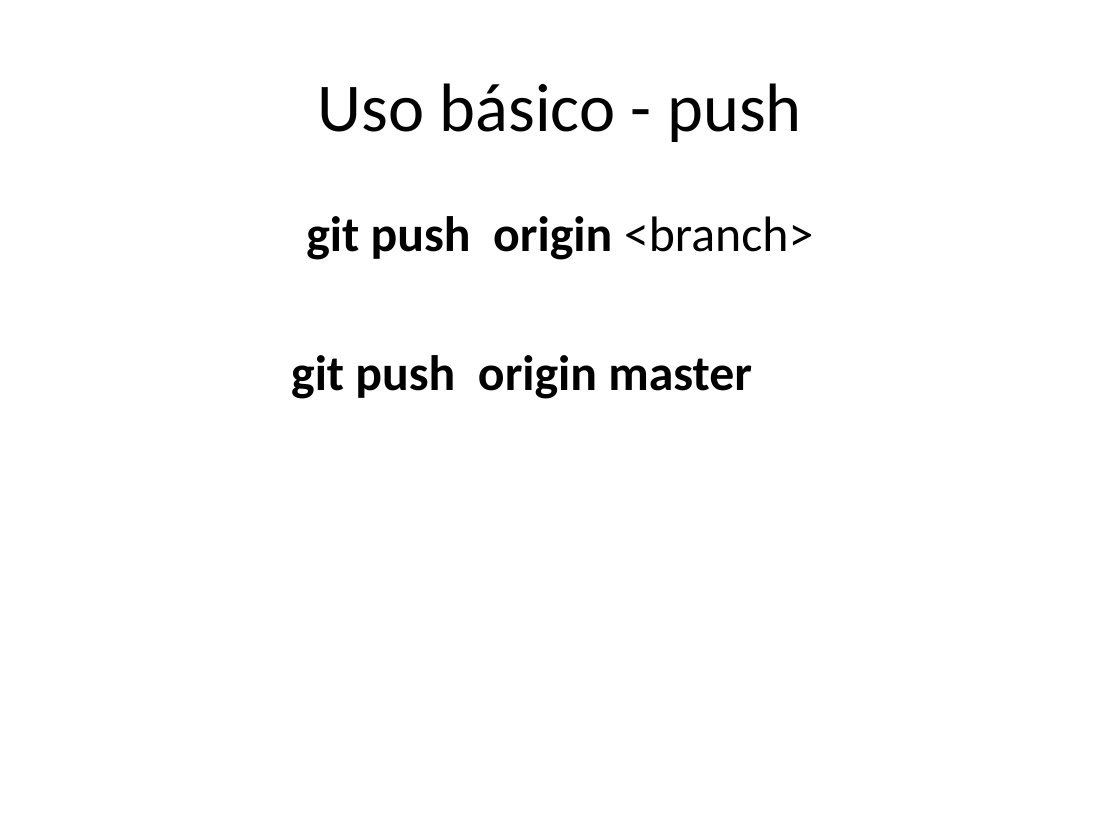
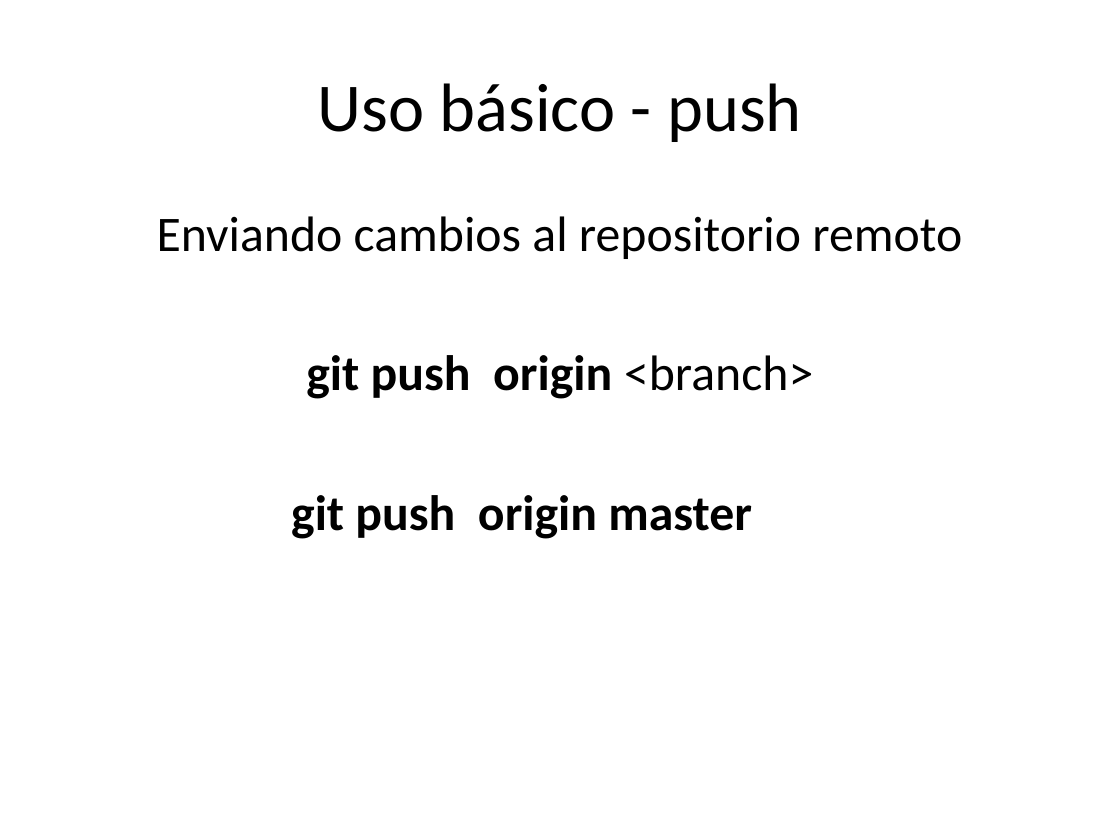
Before and after one commit to ceta-project/materiales, a slide deck: slide 8 of Ceta-01-Git.pptx (slide 7 before the commit). Drawn at 1120x840 pixels with LibreOffice and Linux fonts; fonts in the diff are those of the drawing. Boxes give left, top, right and bottom in pixels: in the first picture for what was removed or moved away, otherwise in the second. Text is boxed around its words. In the diff, an @@ line names an element or a change of style, - is before the commit and + after.

```diff
--- a/Ceta-01-Git.pptx
+++ b/Ceta-01-Git.pptx
@@ text at [157, 216, 962, 259]: paragraph added @@
+Enviando cambios al repositorio remoto
```
Also in this commit, not shown: 3 other slides changed, 1 slide added.
